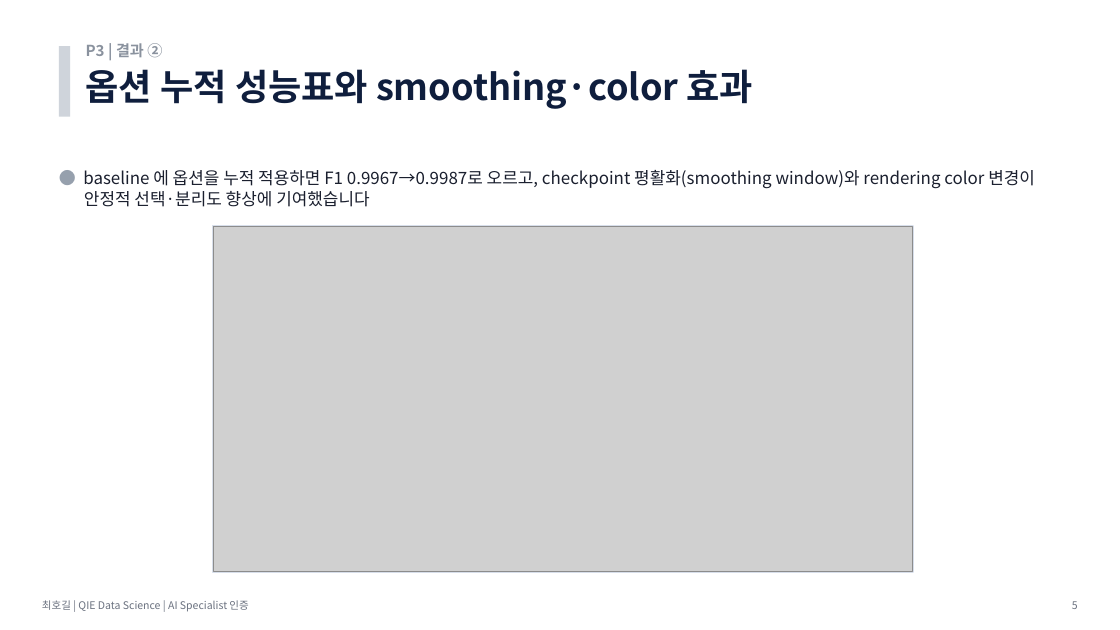
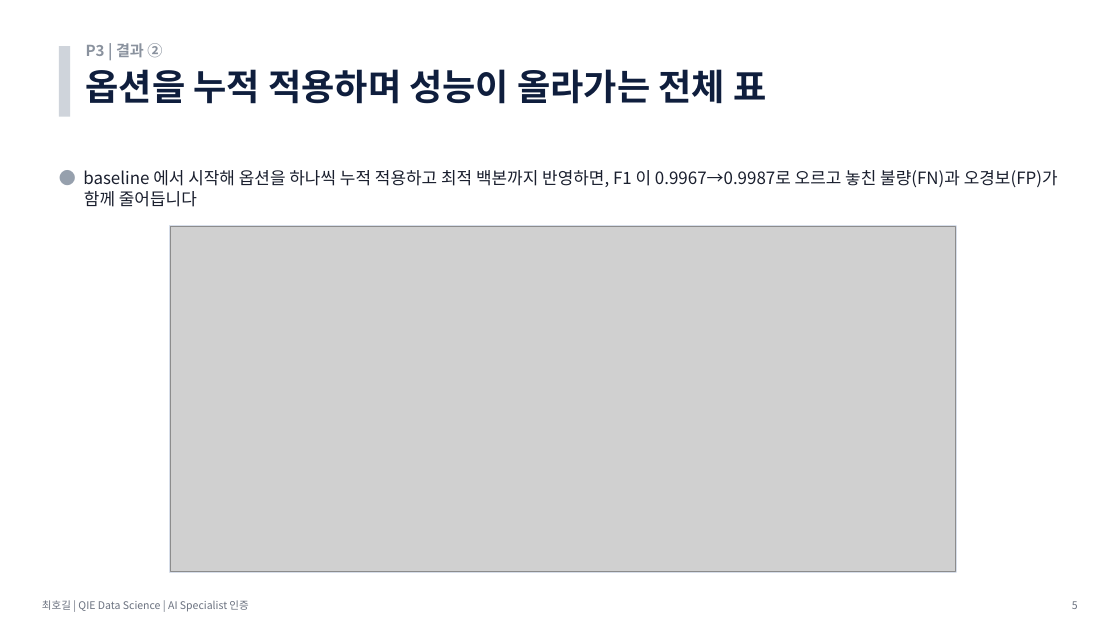
Before and after one commit to hogil/fbm_paper, a slide deck: slide 5 of recommendation/presentation/발표_P3_데이터생성_최호길.pptx. Drawn at 1120x630 pixels with LibreOffice and Linux fonts; fonts in the diff are those of the drawing; grey boxes stand for pictures. Boxes give left, top, right and bottom in pixels: in the first picture for what was removed or moved away, otherwise in the second. Text is boxed around its words. In the diff, an @@ line names an element or a change of style, - is before the commit and + after.

```diff
--- a/recommendation/presentation/발표_P3_데이터생성_최호길.pptx
+++ b/recommendation/presentation/발표_P3_데이터생성_최호길.pptx
@@ text at [86, 69, 766, 104]: text changed @@
-옵션 누적 성능표와 smoothing·color 효과
+옵션을 누적 적용하며 성능이 올라가는 전체 표
@@ text at [83, 170, 1058, 207]: text changed @@
-● baseline 에 옵션을 누적 적용하면 F1 0.9967→0.9987로 오르고, checkpoint 평활화(smoothing window)와 rendering color 변경이 안정적 선택·분리도 향상에 기여했습니다
+● baseline 에서 시작해 옵션을 하나씩 누적 적용하고 최적 백본까지 반영하면, F1 이 0.9967→0.9987로 오르고 놓친 불량(FN)과 오경보(FP)가 함께 줄어듭니다
@@ rectangle: place and size @@
-rectangle at [213, 226, 913, 572]
+rectangle at [170, 226, 956, 572]
@@ picture: place and size @@
-picture at [213, 227, 912, 571]
+picture at [171, 227, 955, 571]
```
Also in this commit, not shown: 1 other slide changed, 1 slide added, 1 slide removed, 3 other files.
